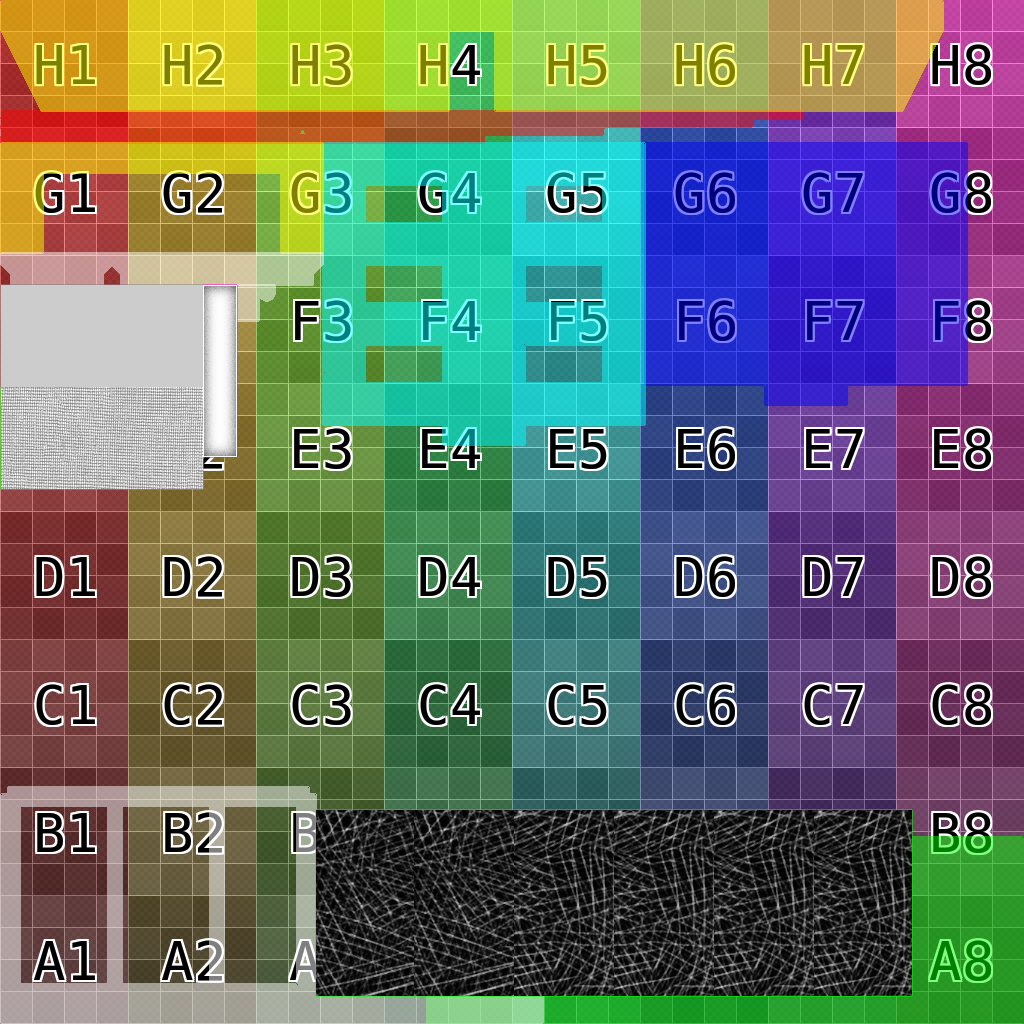
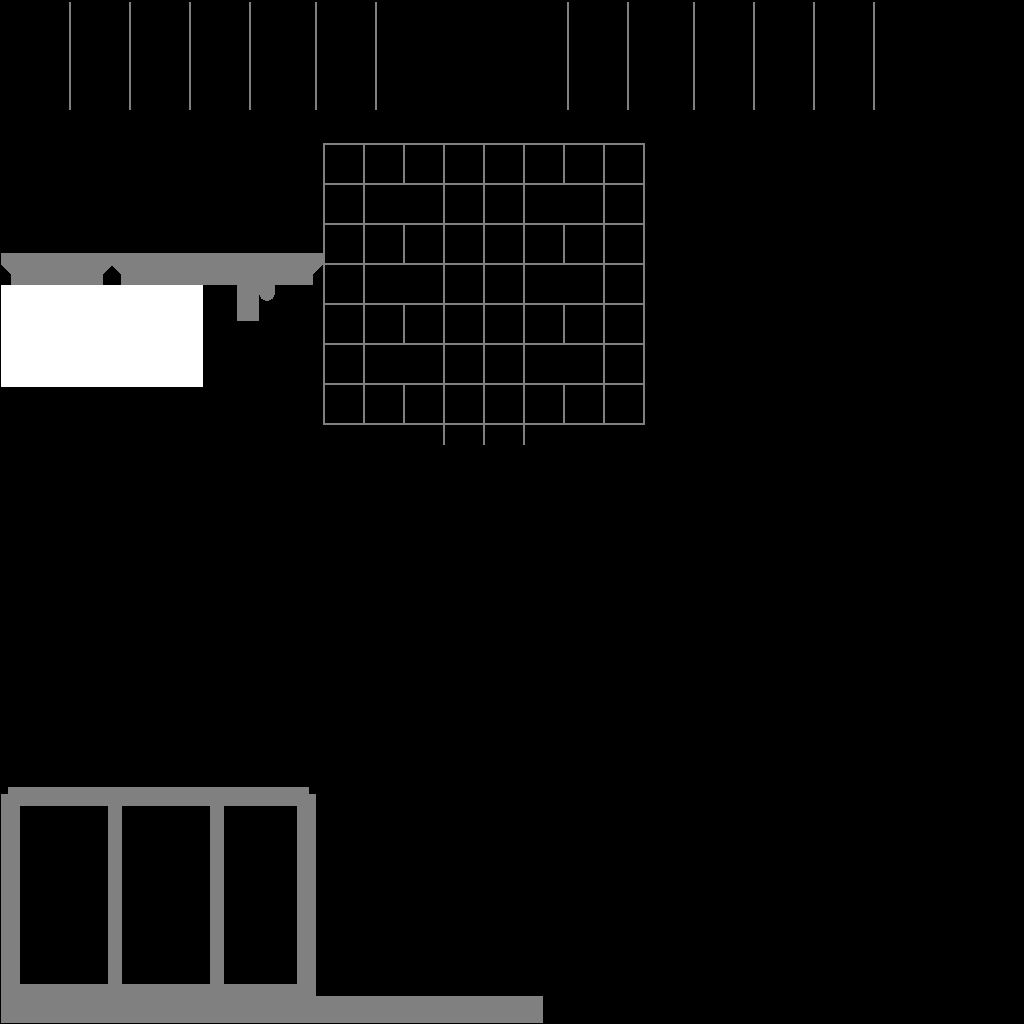
The second 1024 × 1024 image is a revision of the first. Changes to its layers:
showed group "metalic" (6 layers) over (0, 0, 896, 1024)
added layer "Copy of Paint Layer 50" (2nd of 2, in "metalic") in group "metalic" over (0, 192, 384, 320)
added layer "Copy of Paint Layer 57" (2nd of 2, in "metalic") in group "metalic" over (0, 768, 576, 1024)
added layer "Copy of Paint Layer 68" (2nd of 2, in "metalic") in group "metalic" over (192, 256, 320, 384)
added layer "Paint Layer 47 Merged" (1st of 4, in "metalic") in group "metalic" over (320, 128, 768, 576)
added layer "Paint Layer 47 Merged" (2nd of 4, in "metalic") in group "metalic" over (0, 0, 896, 128)
painted on "Paint Layer 7" over (0, 256, 256, 448)
hid group "normal" (116 layers) over (0, 0, 1024, 1024)
painted on "Paint Layer 6" over (0, 256, 256, 448)
painted on "Light" over (0, 384, 256, 512)
painted on "Copy of Paint Layer 5" (4th of 7, in "normal" › "mainWindow") over (684, 768, 876, 1024)
painted on "Copy of Paint Layer 5" (5th of 7, in "normal" › "mainWindow") over (584, 768, 776, 1024)
painted on "Copy of Paint Layer 5" (6th of 7, in "normal" › "mainWindow") over (484, 768, 676, 1024)
painted on "Copy of Paint Layer 5" (7th of 7, in "normal" › "mainWindow") over (384, 768, 576, 1024)
painted on "Copy of Paint Layer 3" over (256, 768, 960, 1024)
hid "Background" over (0, 0, 1024, 1024)
showed "blackBackground" over (0, 0, 1024, 1024)
